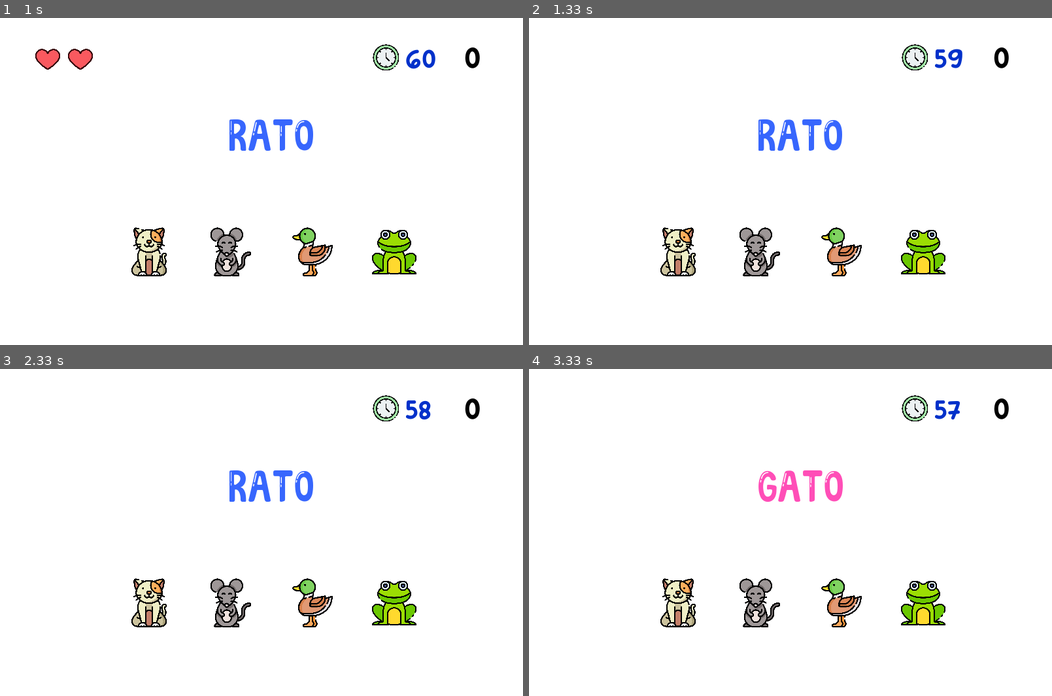
Above: before the commit, frames 1-4 (two rows, left to right).
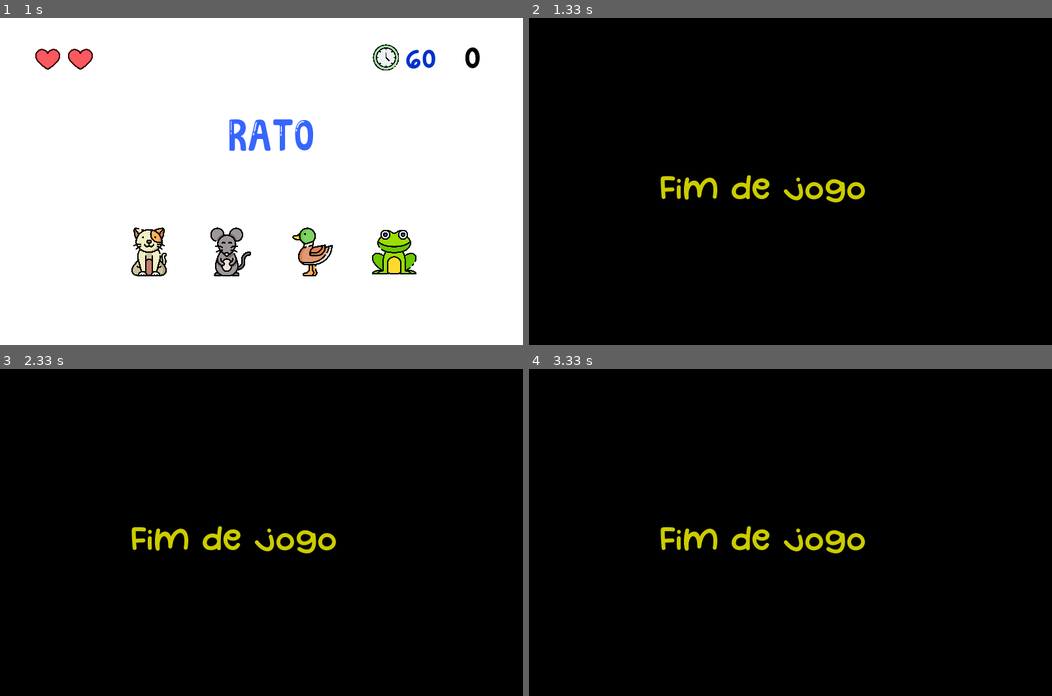
Above: after the commit, the same moments.

Repository: samara-c/Genius_Modificado_Pygame
Game: pygame game, started from Animais.py
Two runs of this game, one before a commit and one after it. Both use one fixed random seed, a clock stepped at 60 frames per second and the inputs below.
Inputs (mouse positions are in pixels of both pictures, inside the frame that each line leads up to):
- Up to frame 1 (1 s): press the mouse at (261, 204) at 0.37 s; move the mouse to (198, 194) at 0.47 s; release the mouse at (135, 184) at 0.6 s; press the mouse at (146, 250) at 0.7 s; move the mouse to (115, 178) at 0.8 s; release the mouse at (83, 103) at 0.93 s
- Up to frame 2 (1.33 s): press the mouse at (921, 250) at 1.1 s; move the mouse to (926, 240) at 1.2 s; move the mouse to (926, 233) at 1.3 s
- Up to frame 3 (2.33 s): release the mouse at (397, 584) at 1.33 s
- Up to frame 4 (3.33 s): no input

Frame 1 is identical in both runs. In frame 2, 99% of the frame differs, in the area x 0-100%, y 0-100%; in frame 3, 99%; in frame 4, 99%.

Commit message:
condicao de derrota e tela adicionada

Diff:
--- a/Animais.py
+++ b/Animais.py
@@ -105,6 +105,7 @@
     vidas_jogador = 3
     aux_temp = 3
     cor_letra = PRETO_COR
+    condicao_derrota = False
 
 
     # pos_x = (SCREEN_SIZE[0]-500)/2
@@ -158,6 +159,11 @@
             screen.blit(self.icone_vida_tela, (pos_x,pos_y))
             pos_x += 50
             i+=1
+
+    def checa_condicao_de_derrota(self):
+        if self.vidas_jogador == 0:
+            self.condicao_derrota = True
+            self.comeco_jogo = False
 
 
 
@@ -325,6 +331,11 @@
             self.tela_inicio_jogo = False
             self.comeco_jogo = True
 
+    def telaDeDerrota(self):
+        screen.fill(PRETO_COR)
+        texto = yogurt_mango_font.render("Fim de jogo", True, AMARELO_ESCURO_COR)
+        screen.blit(texto, (200,230))
+
 
 
 
@@ -350,11 +361,13 @@
         tela_obj.desenha_animais()
         tela_obj.escreveAnimalNaTela()
         tela_obj.checa_colisao()
+        tela_obj.checa_condicao_de_derrota()
         tela_obj.define_tempo()
 
 
 
-
+    if tela_obj.condicao_derrota:
+        tela_obj.telaDeDerrota()
 
 
 
